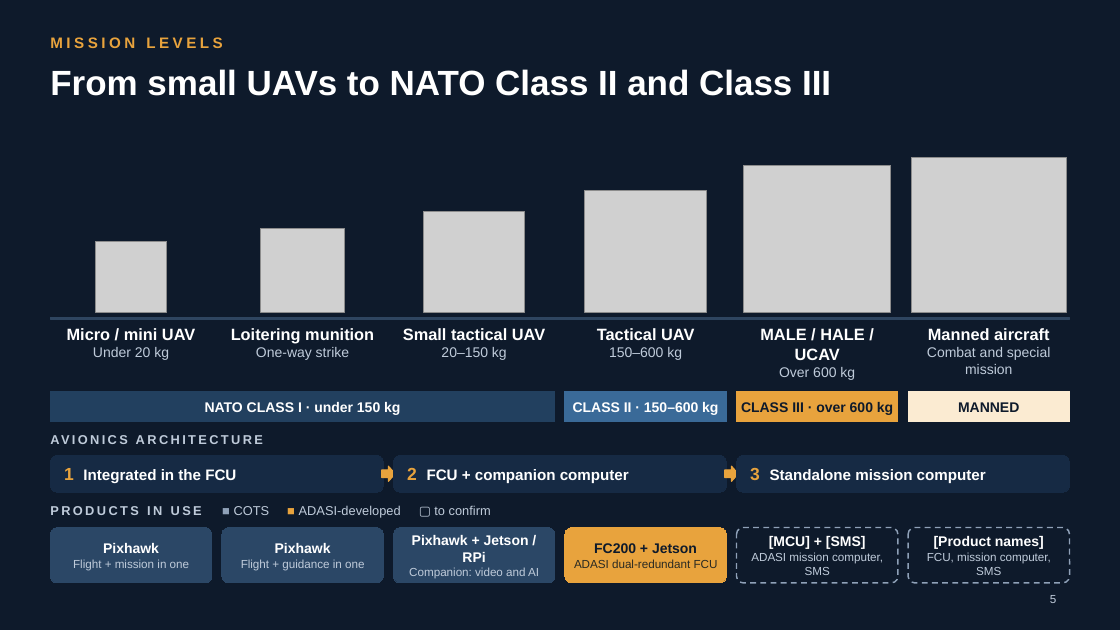
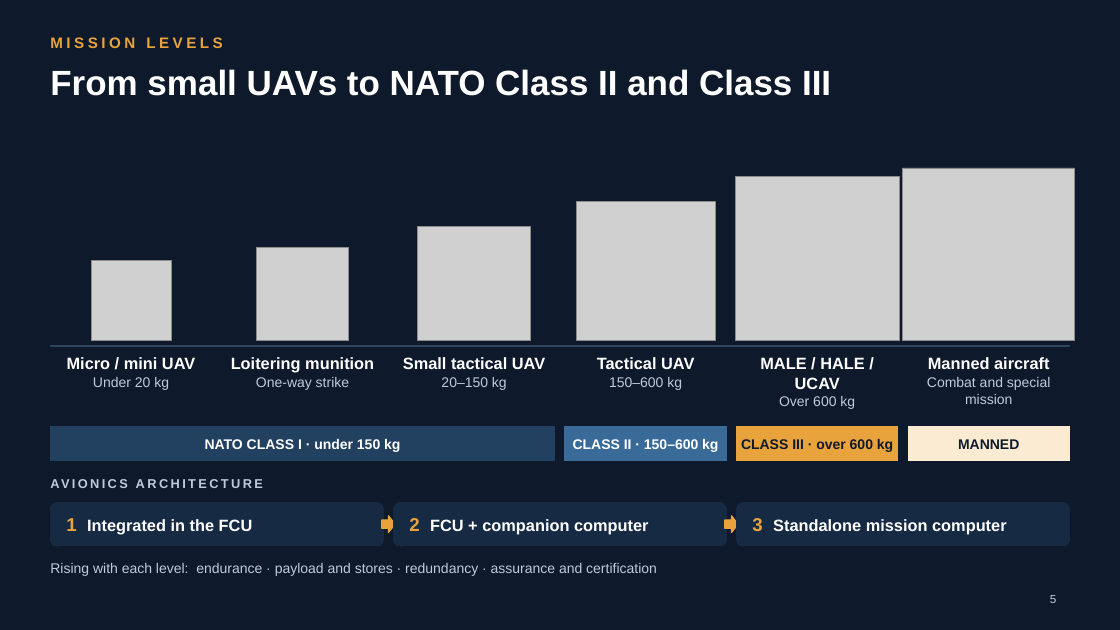
Before and after one commit to mmasabi/AIRepo, a slide deck: slide 5 of Avionics_CoE_Presentation.pptx. Drawn at 1120x630 pixels with LibreOffice and Linux fonts; fonts in the diff are those of the drawing; grey boxes stand for pictures. Boxes give left, top, right and bottom in pixels: in the first picture for what was removed or moved away, otherwise in the second. Text is boxed around its words. In the diff, an @@ line names an element or a change of style, - is before the commit and + after.

```diff
--- a/Avionics_CoE_Presentation.pptx
+++ b/Avionics_CoE_Presentation.pptx
@@ picture: place and size @@
-picture at <box>744,166,891,313</box>
+picture at <box>735,176,899,340</box>
@@ picture: place and size @@
-picture at <box>912,157,1067,313</box>
+picture at <box>903,168,1075,340</box>
@@ picture: place and size @@
-picture at <box>585,191,707,313</box>
+picture at <box>576,202,715,340</box>
@@ picture: place and size @@
-picture at <box>424,212,525,313</box>
+picture at <box>418,227,531,340</box>
@@ picture: place and size @@
-picture at <box>96,241,167,313</box>
+picture at <box>92,260,171,340</box>
@@ picture: place and size @@
-picture at <box>260,229,344,313</box>
+picture at <box>256,248,349,340</box>
@@ text "Micro / mini UAV": place and size @@
-text "Micro / mini UAV" at <box>67,328,195,360</box>
+text "Micro / mini UAV" at <box>67,357,195,390</box>
@@ rectangle: place and size @@
-rectangle at <box>50,318,1070,319</box>
+rectangle at <box>50,345,1070,347</box>
@@ text "Loitering munition": place and size @@
-text "Loitering munition" at <box>231,328,374,360</box>
+text "Loitering munition" at <box>231,357,374,390</box>
@@ text "Small tactical UAV": place and size @@
-text "Small tactical UAV" at <box>403,328,545,360</box>
+text "Small tactical UAV" at <box>403,357,545,390</box>
@@ text "Tactical UAV": place and size @@
-text "Tactical UAV" at <box>597,328,694,360</box>
+text "Tactical UAV" at <box>597,357,694,390</box>
@@ text "MALE / HALE / UCAV": place and size @@
-text "MALE / HALE / UCAV" at <box>760,328,864,380</box>
+text "MALE / HALE / UCAV" at <box>760,357,864,409</box>
@@ text "Manned aircraft": place and size @@
-text "Manned aircraft" at <box>927,328,1051,374</box>
+text "Manned aircraft" at <box>927,357,1051,404</box>
@@ 4 rectangles: place and size @@
-4 rectangles at <box>50,392,1070,422</box>
+4 rectangles at <box>50,427,1070,460</box>
@@ text "AVIONICS ARCHITECTURE": place and size @@
-text "AVIONICS ARCHITECTURE" at <box>50,432,386,454</box>
+text "AVIONICS ARCHITECTURE" at <box>50,476,386,499</box>
@@ rounded rectangle "1 Integrated in the FCU": place and size @@
-rounded rectangle "1 Integrated in the FCU" at <box>50,455,383,492</box>
+rounded rectangle "1 Integrated in the FCU" at <box>50,502,383,546</box>
@@ rounded rectangle "1 Integrated in the FCU" at <box>50,502,383,546</box>: size 15 to 16 pt in "1"; size 13 to 14 pt; proportions changed @@
@@ rounded rectangle "2 FCU + companion computer": place and size @@
-rounded rectangle "2 FCU + companion computer" at <box>393,455,726,492</box>
+rounded rectangle "2 FCU + companion computer" at <box>393,502,726,546</box>
@@ rounded rectangle "2 FCU + companion computer" at <box>393,502,726,546</box>: size 15 to 16 pt in "2"; size 13 to 14 pt; proportions changed @@
@@ rounded rectangle "3 Standalone mission computer": place and size @@
-rounded rectangle "3 Standalone mission computer" at <box>737,455,1070,492</box>
+rounded rectangle "3 Standalone mission computer" at <box>737,502,1070,546</box>
@@ rounded rectangle "3 Standalone mission computer" at <box>737,502,1070,546</box>: size 15 to 16 pt in "3"; size 13 to 14 pt; proportions changed @@
@@ rounded rectangle removed at <box>50,528,212,583</box> @@
-Pixhawk
-Flight + mission in one
@@ rounded rectangle removed at <box>222,528,383,583</box> @@
-Pixhawk
-Flight + guidance in one
@@ right arrow: place and size @@
-right arrow at <box>381,466,395,481</box>
+right arrow at <box>381,516,395,533</box>
@@ rounded rectangle removed at <box>393,528,555,583</box> @@
-Pixhawk + Jetson / RPi
-Companion: video and AI
@@ rounded rectangle removed at <box>565,528,727,583</box> @@
-FC200 + Jetson
-ADASI dual-redundant FCU
@@ right arrow: place and size @@
-right arrow at <box>725,466,739,481</box>
+right arrow at <box>725,516,739,533</box>
@@ rounded rectangle removed at <box>737,528,898,583</box> @@
-[MCU] + [SMS]
-ADASI mission computer, SMS
@@ rounded rectangle removed at <box>908,528,1070,583</box> @@
-[Product names]
-FCU, mission computer, SMS
@@ text at <box>50,563,657,576</box>: text changed; size 11 to 12 pt @@
-PRODUCTS IN USE ■ COTS ■ ADASI-developed ▢ to confirm
+Rising with each level: endurance · payload and stores · redundancy · assurance and certification
```
Also in this commit, not shown: 1 other slide changed.
